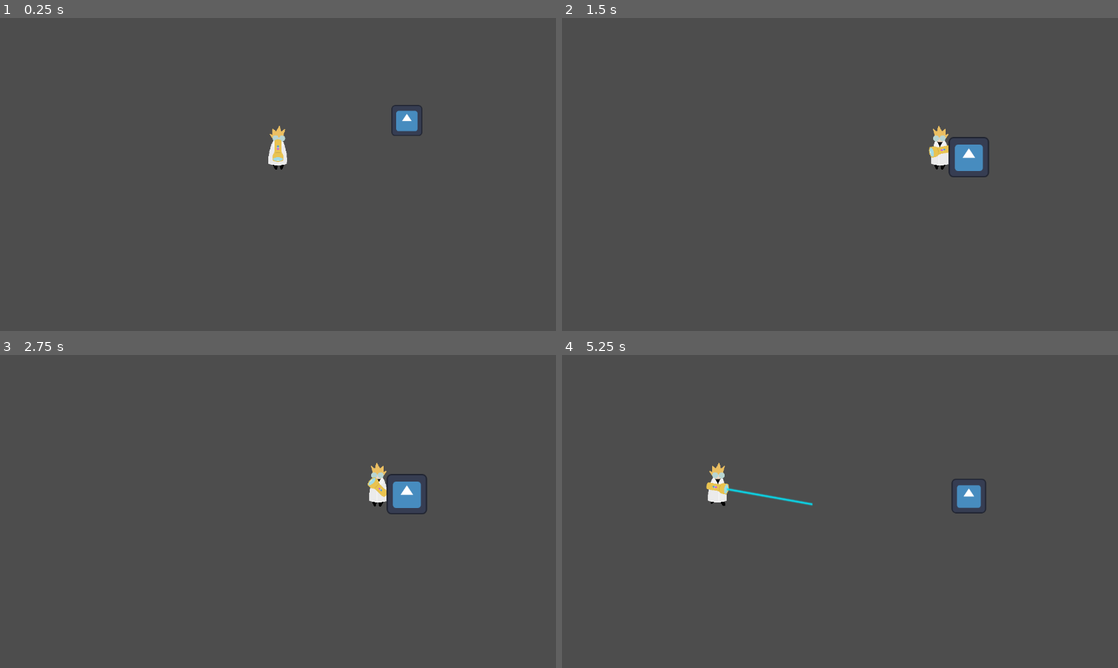
Above: before the commit, frames 1-4 (two rows, left to right).
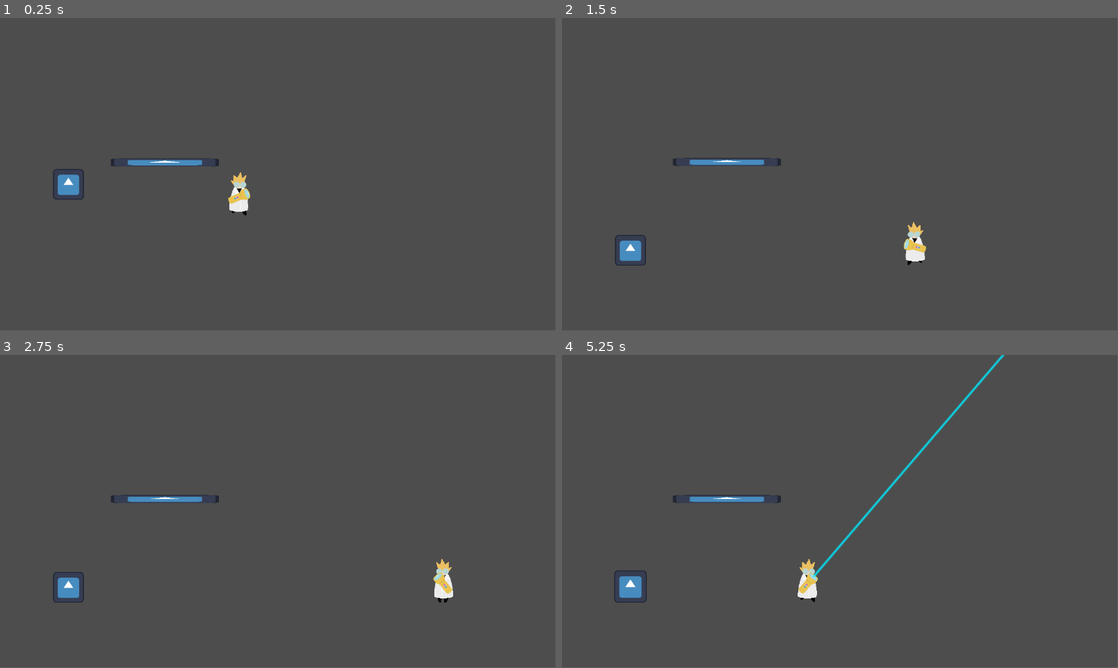
Above: after the commit, the same moments.

Repository: rafesholler/GMTK-2024
Game: Godot game, scene res://Testing/Scenes and Scripts/test_scene.tscn
Same seed, same stepped clock (60 frames per second), same inputs: the game is played once before the commit and once after it. The engine's default icon, where the game draws it, is replaced by a stand-in: a white triangle on a blue panel in a dark square.
Inputs (mouse positions are in pixels of both pictures, inside the frame that each line leads up to):
- Up to frame 1 (0.25 s): no input
- Up to frame 2 (1.5 s): tap Enter (ui_accept) at 0.5 s; move the mouse to (962, 158) at 0.52 s; hold D (Right) 0.53-1.28 s; hold E (Enlarge) 0.53-1.28 s; click (962, 158) at 0.67 s; tap Space (Jump) at 0.77 s; move the mouse to (728, 190) at 1.27 s; hold S from 1.28 s (still down); tap Q (Shrink) at 1.35 s
- Up to frame 3 (2.75 s): tap Space (Jump) at 1.52 s; move the mouse to (333, 442) at 2.02 s; release S at 2.03 s; hold D (Right) from 2.03 s (still down); hold F from 2.03 s (still down)
- Up to frame 4 (5.25 s): move the mouse to (812, 574) at 2.77 s; release D (Right) at 2.78 s; release F at 2.78 s; hold W 2.78-3.53 s; tap E (Enlarge) at 2.85 s; click (812, 574) at 2.92 s; tap Space (Jump) at 3.02, 3.77, 4.52 s; move the mouse to (1006, 558) at 3.52 s; hold Q (Shrink) 3.53-4.28 s; hold A (Left) 3.53-5.03 s; move the mouse to (673, 464) at 4.27 s; tap F at 4.35 s; move the mouse to (867, 511) at 5.02 s; hold S from 5.03 s (still down); hold E (Enlarge) from 5.03 s (still down); click (867, 511) at 5.17 s
In our replay, the window is 800x450 before the commit and 799x449 after it. These sizes can differ from the game's own. Grey fills any space a smaller window leaves; there, only what the larger window draws over its background counts as a difference.

The runs differ from the first frame. In frame 1, 1.7% of the frame differs, in the area x 9-76%, y 27-64%; in frame 2, 1.9%; in frame 3, 1.9%; in frame 4, 2.4%, in the area x 9-80%, y 0-80%.

Commit message:
Elevator Platform

Diff:
--- a/Testing/Scenes and Scripts/object.gd
+++ b/Testing/Scenes and Scripts/object.gd
@@ -20,6 +20,8 @@
 	enlarge_scale = base_scale + enlarge_limit
 
 func _physics_process(delta: float) -> void:
+	mass = $CollisionShape2D.scale.x * 2
+	print(mass)
 	if scaling:
 		$RevertTimer.stop()
 		if Global.ray_mode == "shrink":
--- a/Testing/Scenes and Scripts/test_scene.tscn
+++ b/Testing/Scenes and Scripts/test_scene.tscn
@@ -1,19 +1,29 @@
-[gd_scene load_steps=4 format=3 uid="uid://co8rsnuockbov"]
+[gd_scene load_steps=8 format=3 uid="uid://co8rsnuockbov"]
 
+[ext_resource type="Texture2D" uid="uid://c2q1xsr57u5cx" path="res://icon.svg" id="1_ayw5p"]
 [ext_resource type="PackedScene" uid="uid://ba400k2p67nde" path="res://characters/player.tscn" id="1_cjr63"]
 [ext_resource type="PackedScene" uid="uid://bturint3egu10" path="res://Testing/scaleable_object.tscn" id="2_fu4hc"]
 
 [sub_resource type="RectangleShape2D" id="RectangleShape2D_owr45"]
 size = Vector2(1155, 20)
 
+[sub_resource type="CircleShape2D" id="CircleShape2D_k66xf"]
+
+[sub_resource type="PhysicsMaterial" id="PhysicsMaterial_07to4"]
+
+[sub_resource type="RectangleShape2D" id="RectangleShape2D_7hbcd"]
+size = Vector2(226, 17)
+
 [node name="Test Scene" type="Node2D"]
 
 [node name="Camera2D" type="Camera2D" parent="."]
 
 [node name="Player" parent="." instance=ExtResource("1_cjr63")]
+position = Vector2(-80, -85)
 weight = 400
 
 [node name="Floor" type="StaticBody2D" parent="."]
+position = Vector2(2, 200)
 collision_mask = 23
 
 [node name="CollisionShape2D" type="CollisionShape2D" parent="Floor"]
@@ -21,5 +31,33 @@
 shape = SubResource("RectangleShape2D_owr45")
 
 [node name="Object" parent="." instance=ExtResource("2_fu4hc")]
-position = Vector2(267, -141)
+position = Vector2(-434, -8)
+enlarge_limit = 0.8
 scale_speed = 0.5
+
+[node name="GrooveJoint2D" type="GrooveJoint2D" parent="."]
+position = Vector2(-234, -25)
+node_a = NodePath("StaticBody2D")
+node_b = NodePath("RigidBody2D")
+length = 200.0
+initial_offset = 1.0
+
+[node name="StaticBody2D" type="StaticBody2D" parent="GrooveJoint2D"]
+
+[node name="CollisionShape2D" type="CollisionShape2D" parent="GrooveJoint2D/StaticBody2D"]
+shape = SubResource("CircleShape2D_k66xf")
+
+[node name="RigidBody2D" type="RigidBody2D" parent="GrooveJoint2D"]
+position = Vector2(0, 1)
+collision_mask = 7
+physics_material_override = SubResource("PhysicsMaterial_07to4")
+lock_rotation = true
+constant_force = Vector2(0, -985)
+
+[node name="Sprite2D" type="Sprite2D" parent="GrooveJoint2D/RigidBody2D"]
+position = Vector2(-1.90735e-06, 0)
+scale = Vector2(1.75, 0.132812)
+texture = ExtResource("1_ayw5p")
+
+[node name="CollisionShape2D" type="CollisionShape2D" parent="GrooveJoint2D/RigidBody2D"]
+shape = SubResource("RectangleShape2D_7hbcd")
--- a/Testing/Scenes and Scripts/visual_test.tscn
+++ b/Testing/Scenes and Scripts/visual_test.tscn
@@ -64,7 +64,6 @@
 0:0/0 = 0
 
 [sub_resource type="TileSetScenesCollectionSource" id="TileSetScenesCollectionSource_uloe2"]
-resource_name = "Items"
 scenes/1/scene = ExtResource("8_qx75w")
 scenes/2/scene = ExtResource("9_5bbmx")
 
--- a/Testing/scaleable_object.tscn
+++ b/Testing/scaleable_object.tscn
@@ -13,10 +13,10 @@
 shader_parameter/add_margins = true
 
 [sub_resource type="RectangleShape2D" id="RectangleShape2D_b1oc0"]
-size = Vector2(128, 80)
+size = Vector2(128, 128)
 
 [sub_resource type="RectangleShape2D" id="RectangleShape2D_elqg1"]
-size = Vector2(128, 128)
+size = Vector2(142, 140)
 
 [node name="Object" type="RigidBody2D"]
 collision_mask = 7
@@ -37,6 +37,7 @@
 monitorable = false
 
 [node name="CollisionShape2D" type="CollisionShape2D" parent="Area2D"]
+position = Vector2(-0.5, 0)
 scale = Vector2(0.5, 0.5)
 shape = SubResource("RectangleShape2D_elqg1")
 
--- a/characters/player.tscn
+++ b/characters/player.tscn
@@ -53,6 +53,9 @@
 size = Vector2(12, 32)
 
 [sub_resource type="RectangleShape2D" id="RectangleShape2D_8xgfg"]
+
+[sub_resource type="RectangleShape2D" id="RectangleShape2D_4qre1"]
+size = Vector2(90, 155)
 
 [node name="Player" type="CharacterBody2D"]
 texture_filter = 1
@@ -113,3 +116,12 @@
 [node name="JumpBufferTimer" type="Timer" parent="."]
 process_callback = 0
 one_shot = true
+
+[node name="RigidBody2D" type="RigidBody2D" parent="."]
+collision_layer = 2
+freeze = true
+
+[node name="CollisionShape2D" type="CollisionShape2D" parent="RigidBody2D"]
+position = Vector2(1.78814e-06, 37.5)
+scale = Vector2(1, 1)
+shape = SubResource("RectangleShape2D_4qre1")
--- a/project.godot
+++ b/project.godot
@@ -22,10 +22,11 @@
 
 [display]
 
-window/stretch/mode="viewport"
-window/layer_5="ScaleObj"
-window/layer_4="ScaleRay"
-window/layer_3="Enemy"
+window/layer_5=""
+window/layer_4=""
+window/layer_3=""
+window/layer_2="Player"
+window/layer_1="Environment"
 
 [editor_plugins]
 
Not shown: 1 places in characters/player.tscn that only renumber resources
